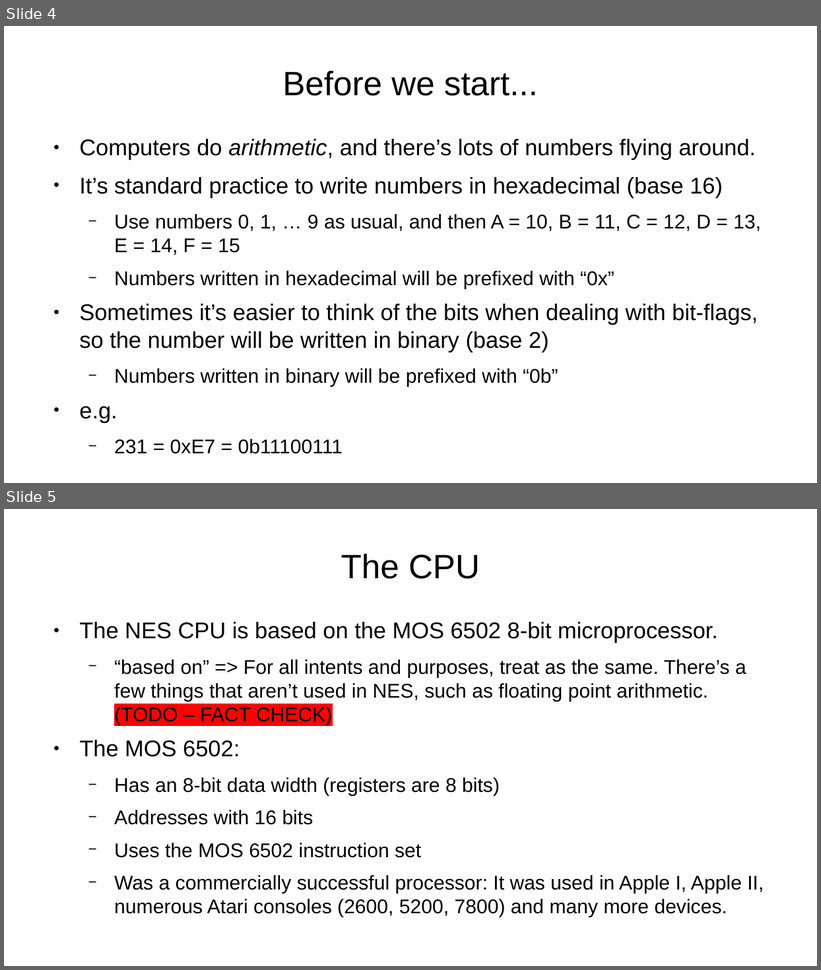
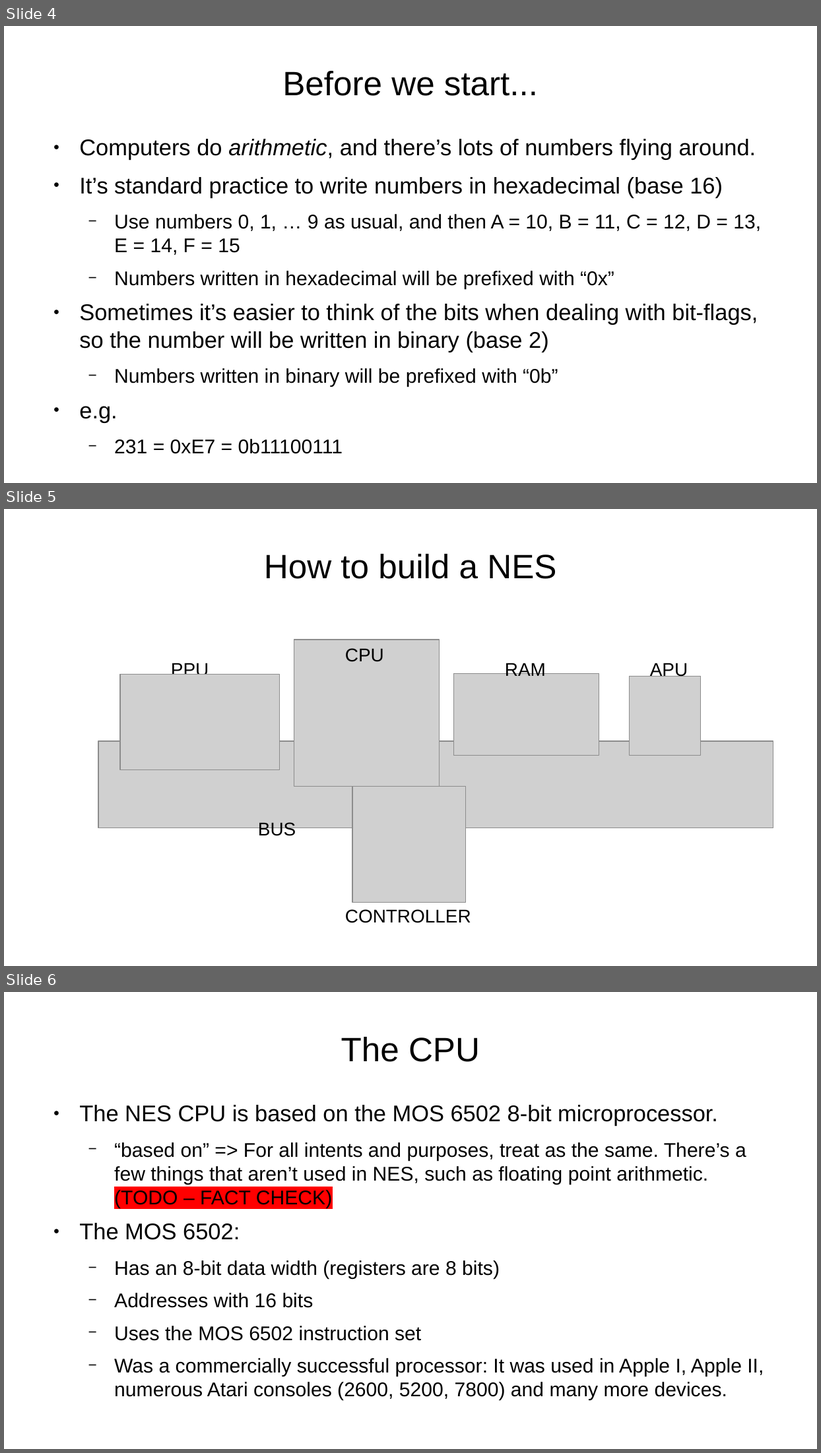
Before and after one commit to RevsRev/nes, a slide deck: tech-talk/NES emulator.odp. Shown one above the other, each under a label of ours: slides 4 and 5 before the commit, slides 4, 5 and 6 after it. The pictures are 821x970 and 821x1453 pixels, drawn with LibreOffice and Linux fonts; fonts in the diff are those of the drawing; grey boxes stand for pictures; background and template pictures are left out. Boxes give left, top, right and bottom in pixels: in the first picture for what was removed or moved away, otherwise in the second. Text is boxed around its words. In the diff, an @@ line names an element or a change of style, - is before the commit and + after.

```diff
--- a/tech-talk/NES emulator.odp
+++ b/tech-talk/NES emulator.odp
@@ slide 5 added at [4,509,817,966], background picture (left out) @@
@@ title added at [264,554,556,579], 33 pt, text #000000 @@
+How to build a NES
@@ picture added at [294,640,440,786] @@
@@ text added at [171,661,209,675], 18 pt, text #000000 @@
+PPU
@@ text added at [345,648,384,662], 18 pt, text #000000 @@
+CPU
@@ text added at [505,661,546,676], 18 pt, text #000000 @@
+RAM
@@ text added at [650,663,688,679], 18 pt, text #000000 @@
+APU
@@ picture added at [120,674,280,770] @@
@@ picture added at [454,673,599,755] @@
@@ picture added at [630,677,701,757] @@
@@ picture added at [98,741,774,828] @@
@@ picture added at [352,786,465,902] @@
@@ text added at [258,823,296,839], 18 pt, text #000000 @@
+BUS
@@ text added at [345,910,471,923], 18 pt, text #000000 @@
+CONTROLLER
@@ what was slide 5 is now slide 6 @@
```
Also in this commit, not shown: 2 slides changed, 13 other slides added, 9 other files.
